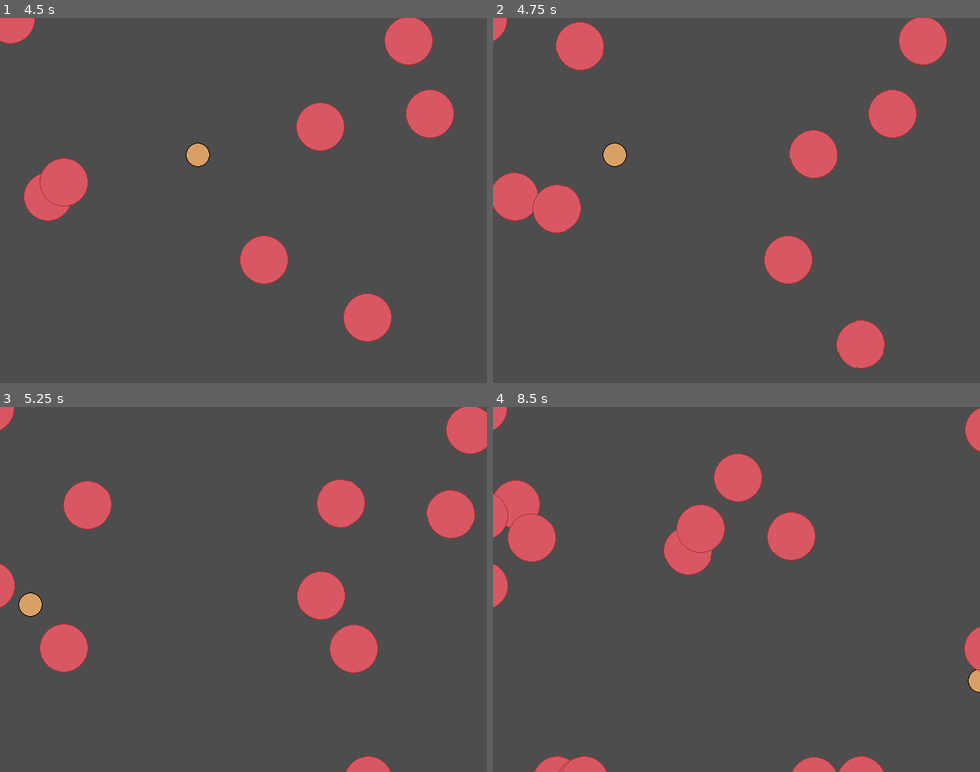
Above: before the commit, frames 1-4 (two rows, left to right).
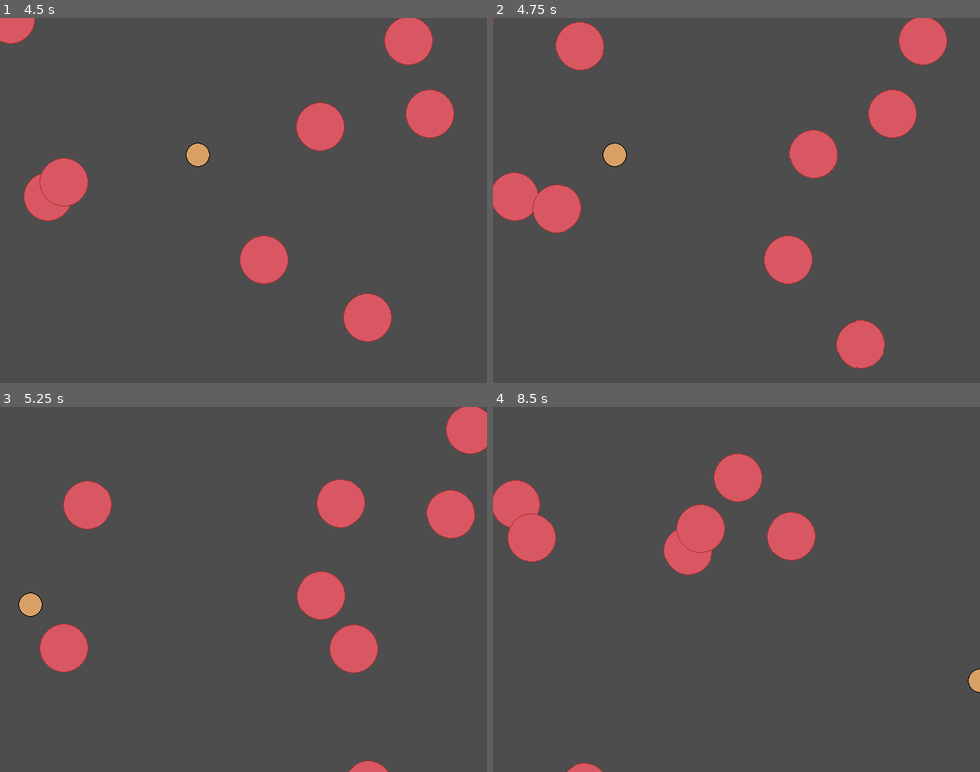
Above: after the commit, the same moments.

Repository: zundouz/ldjam54_odango
Game: Godot game, scene res://main.tscn
The game is run twice, just before and just after one commit, with the same random seed, the same clock (stepped at 60 frames per second) and the same inputs.
Inputs:
- Up to frame 1 (4.5 s): tap Enter at 0.5 s; hold Right (move_right) 0.53-1.28 s; hold Down (move_down) 1.28-2.03 s; hold Right (move_right) 2.03-2.78 s; hold Up (move_up) 2.78-3.53 s; hold Left (move_left) from 3.53 s (still down)
- Up to frame 2 (4.75 s): keep holding Left (move_left)
- Up to frame 3 (5.25 s): release Left (move_left) at 5.03 s; hold Down (move_down) from 5.03 s (still down)
- Up to frame 4 (8.5 s): release Down (move_down) at 5.78 s; hold Right (move_right) 5.78-6.53 s; hold Up (move_up) 6.53-7.28 s; hold Right (move_right) 7.28-8.03 s; hold Down (move_down) from 8.03 s (still down)

Frame 1 is identical in both runs. In frame 2, 0.1% of the frame differs, in the area x 0-3%, y 0-7%; in frame 3, 0.5%; in frame 4, 2.1%, in the area x 0-100%, y 0-100%.

Commit message:
feat: おだんごが画面外にいったらちゃんと消えるように

Diff:
--- a/odango.gd
+++ b/odango.gd
@@ -10,6 +10,9 @@
 func _process(delta):
 	$AnimatedSprite2D.play()
 
-# 画面外に言ったらfreeして消えてもらう
-func _on_visible_on_screen_notifier_2d_screen_exited():
+## 画面外に言ったらfreeして消えてもらう
+#func _on_visible_on_screen_notifier_2d_screen_exited():
+#	queue_free()
+
+func _on_visible_on_screen_enabler_2d_screen_exited():
 	queue_free()
--- a/odango.tscn
+++ b/odango.tscn
@@ -31,3 +31,6 @@
 shape = SubResource("CircleShape2D_qjb0r")
 
 [node name="VisibleOnScreenEnabler2D" type="VisibleOnScreenEnabler2D" parent="."]
+rect = Rect2(-32, -32, 64, 64)
+
+[connection signal="screen_exited" from="VisibleOnScreenEnabler2D" to="." method="_on_visible_on_screen_enabler_2d_screen_exited"]
